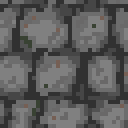
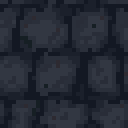
Two versions of the same layered image (128x128). Layer-by-layer changes:
added layer "Layer 7" (61%) above "Layer 6" over (0, 0, 128, 128)
